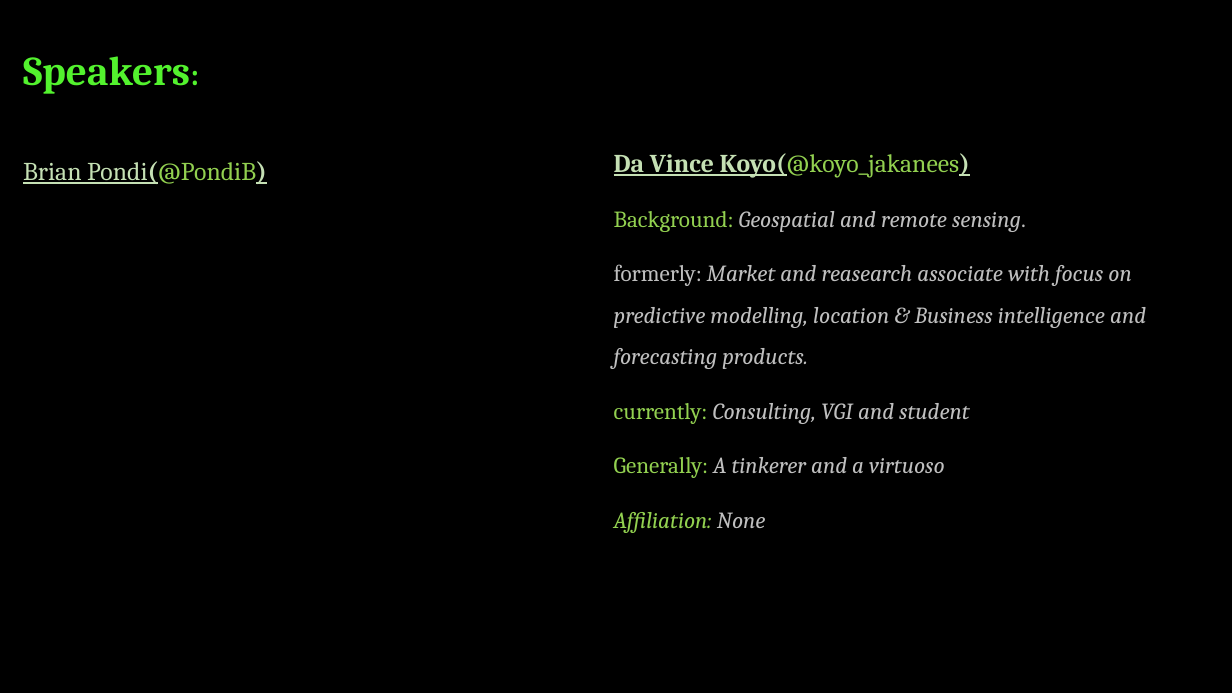
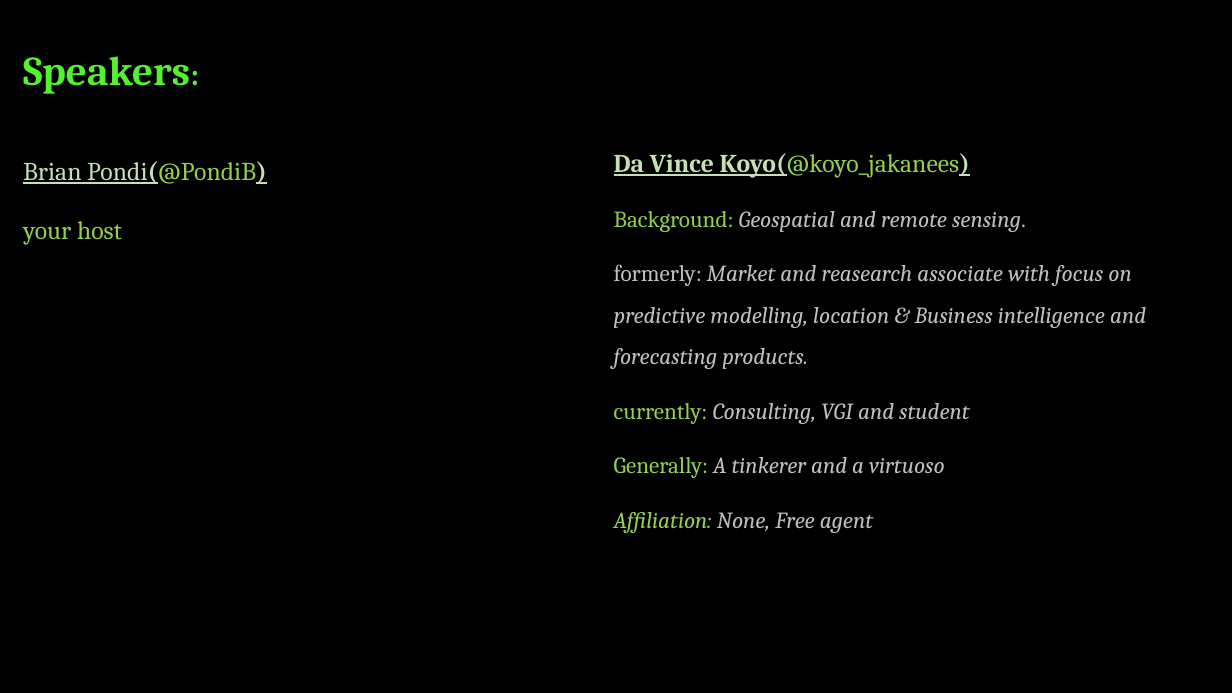
Before and after one commit to koyo-nic/gdal-grass-2021, a slide deck: slide 3 of Presentation.pptx. Drawn at 1232x693 pixels with LibreOffice and Linux fonts; fonts in the diff are those of the drawing; background and template pictures are left out. Boxes give left, top, right and bottom in pixels: in the first picture for what was removed or moved away, otherwise in the second. Text is boxed around its words. In the diff, an @@ line names an element or a change of style, - is before the commit and + after.

```diff
--- a/Presentation.pptx
+++ b/Presentation.pptx
@@ text at (23, 221, 122, 245): paragraph added @@
+your host
@@ text at (614, 512, 873, 533): text changed; text colour #92D050 to #BFBFBF @@
-Affiliation: None
+Affiliation: None, Free agent
```
Also in this commit, not shown: 1 other slide changed, 3 slides added, 2 slides removed.
